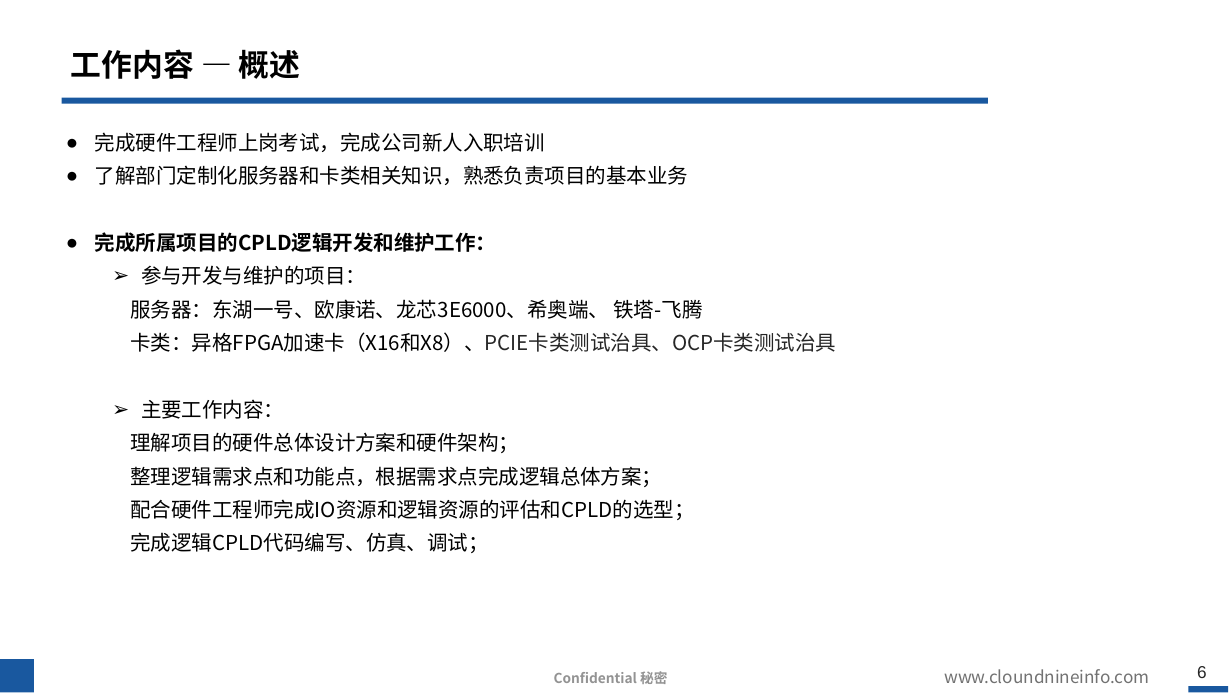
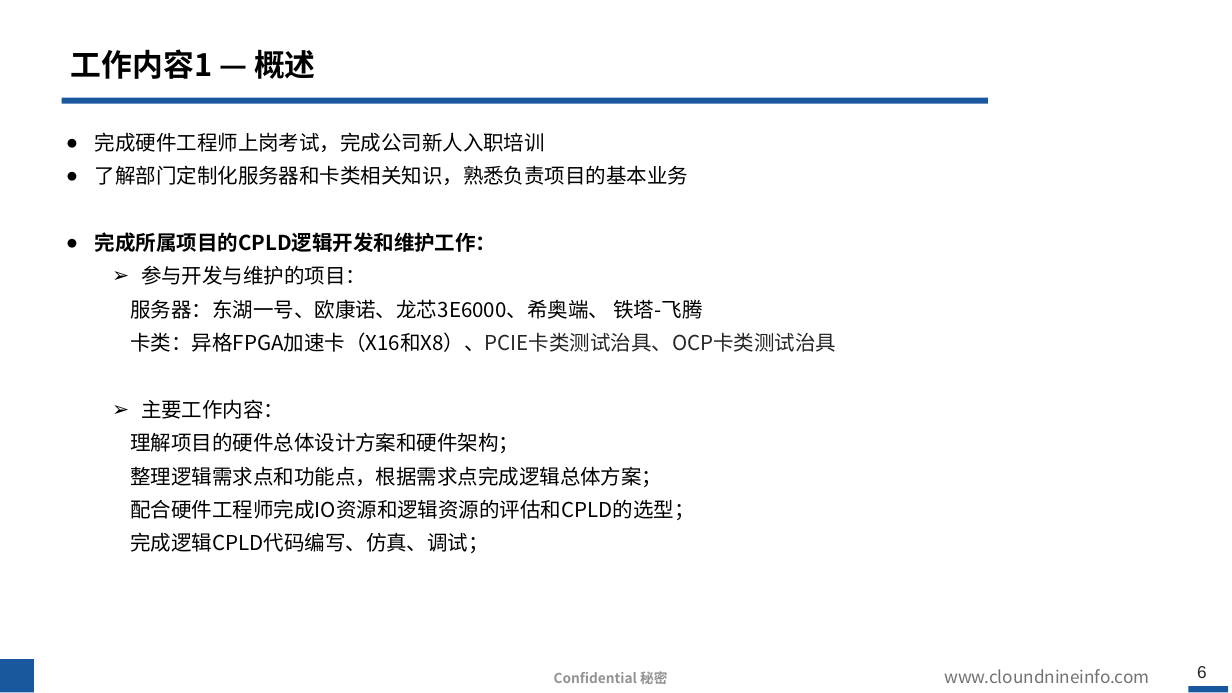
Before and after one commit to hahada-998/Tieta_code, a slide deck: slide 6 of 转正答辩.pptx. Drawn at 1232x693 pixels with LibreOffice and Linux fonts; fonts in the diff are those of the drawing; background and template pictures are left out. Boxes give left, top, right and bottom in pixels: in the first picture for what was removed or moved away, otherwise in the second. Text is boxed around its words. In the diff, an @@ line names an element or a change of style, - is before the commit and + after.

```diff
--- a/转正答辩.pptx
+++ b/转正答辩.pptx
@@ title at bbox=[71, 49, 316, 79]: text changed @@
-工作内容 — 概述
+工作内容1 — 概述
```
Also in this commit, not shown: 4 other slides changed, 4 slides added, 1 other file.
